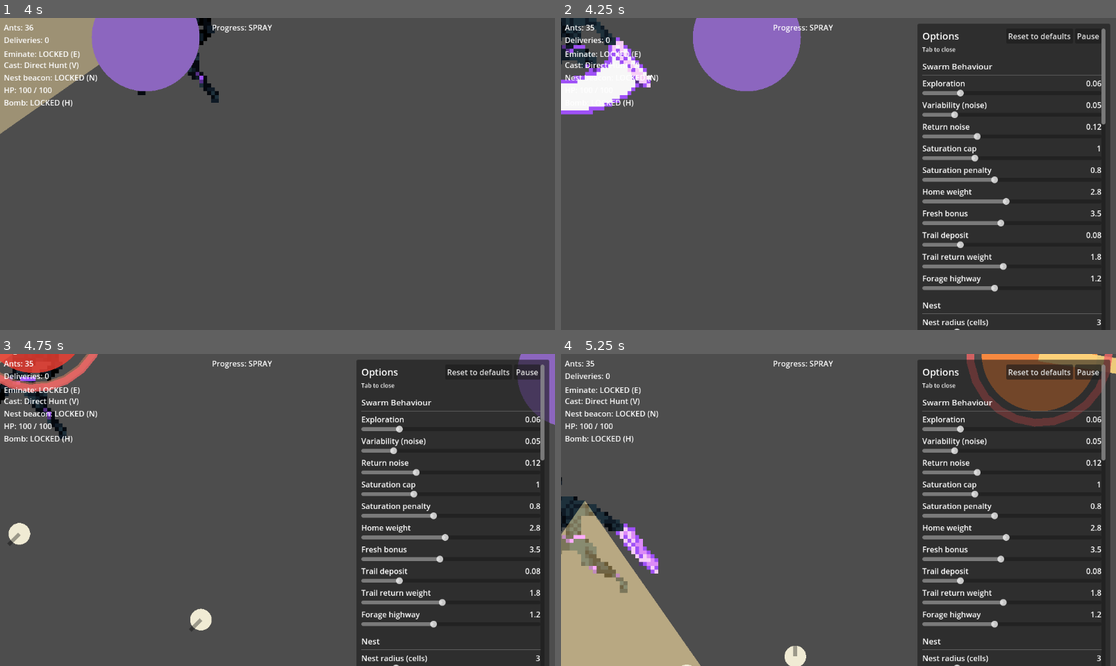
Above: before the commit, frames 1-4 (two rows, left to right).
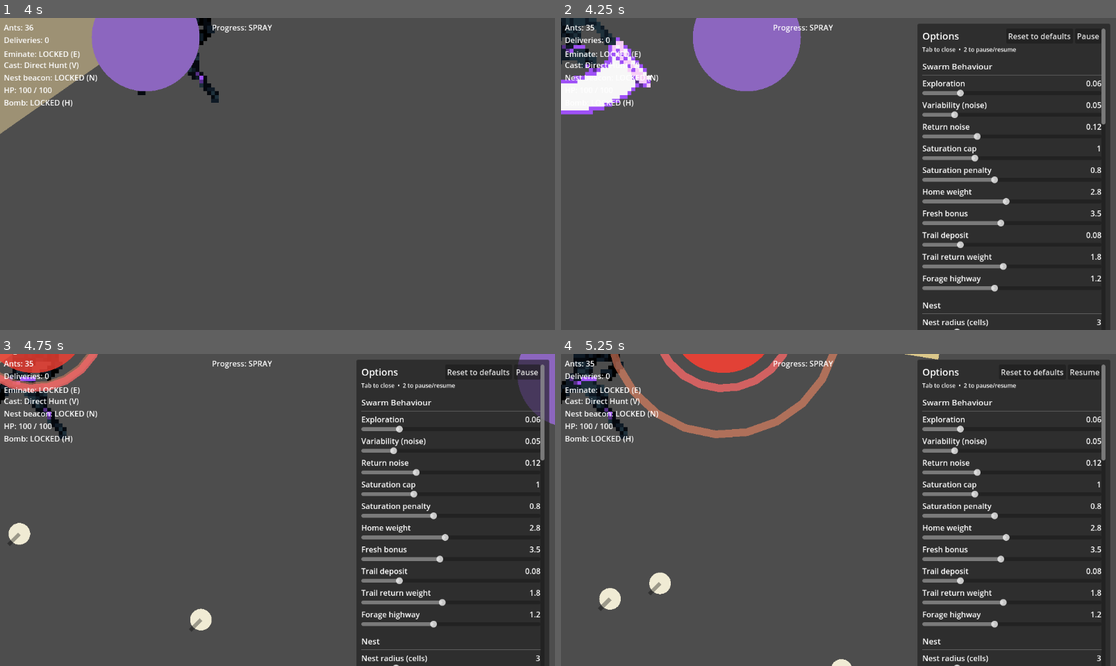
Above: after the commit, the same moments.

Repository: Luffy-design-AJ/Projects-MIT
Game: Godot game, scene res://game.tscn
The game is run twice, just before and just after one commit, with the same random seed, the same clock (stepped at 60 frames per second) and the same inputs.
Inputs (mouse positions are in pixels of both pictures, inside the frame that each line leads up to):
- Up to frame 1 (4 s): tap Enter at 0.5 s; move the mouse to (399, 158) at 0.52 s; hold Right (move_right) 0.53-1.28 s; tap X (cast) at 0.6, 1.55, 2.3, 3.05, 3.8 s; move the mouse to (166, 189) at 1.27 s; hold Down (move_down) 1.28-2.03 s; tap C (Attack) at 1.35 s; move the mouse to (333, 105) at 2.02 s; hold Right (move_right) 2.03-2.78 s; tap S (aim_down) at 2.1 s; move the mouse to (249, 236) at 2.77 s; hold Up (move_up) 2.78-3.53 s; tap A (aim_left) at 2.85 s; move the mouse to (444, 220) at 3.52 s; hold Left (move_left) from 3.53 s (still down); tap D (aim_right) at 3.6 s
- Up to frame 2 (4.25 s): keep holding Left (move_left); tap Tab (toggle_options) at 4.15 s
- Up to frame 3 (4.75 s): keep holding Left (move_left); move the mouse to (111, 463) at 4.27 s; tap W (aim_up) at 4.35 s; tap X (cast) at 4.55 s
- Up to frame 4 (5.25 s): tap 2 (toggle_pause, bound only after the commit) at 4.9 s; move the mouse to (866, 510) at 5.02 s; release Left (move_left) at 5.03 s; hold Down (move_down) from 5.03 s (still down); tap X (cast) at 5.1 s

Frame 1 is identical in both runs. In frame 2, less than 0.1% of the frame differs, in the area x 71-82%, y 9-12%; in frame 3, less than 0.1%; in frame 4, 17%, in the area x 0-100%, y 0-100%.

Commit message:
Add pause hotkey (key 2), one-funnel-per-cast guard, and cast seq plumbing

Diff:
--- a/project.godot
+++ b/project.godot
@@ -68,6 +68,7 @@
 toggle_aim_mode={
 "deadzone": 0.5,
 "events": [Object(InputEventKey,"resource_local_to_scene":false,"resource_name":"","device":-1,"window_id":0,"alt_press …(192 unchanged characters)…
+, Object(InputEventJoypadButton,"resource_local_to_scene":false,"resource_name":"","device":-1,"button_index":8,"pressure":0.0,"pressed":true,"script":null)
 ]
 }
 cycle_cast_pattern={
@@ -132,11 +133,19 @@
 cycle_stage_full={
 "deadzone": 0.5,
 "events": [Object(InputEventKey,"resource_local_to_scene":false,"resource_name":"","device":-1,"window_id":0,"alt_press …(192 unchanged characters)…
+, Object(InputEventJoypadButton,"resource_local_to_scene":false,"resource_name":"","device":-1,"button_index":13,"pressure":0.0,"pressed":true,"script":null)
 ]
 }
 toggle_options={
 "deadzone": 0.5,
 "events": [Object(InputEventKey,"resource_local_to_scene":false,"resource_name":"","device":-1,"window_id":0,"alt_press …(195 unchanged characters)…
+, Object(InputEventJoypadButton,"resource_local_to_scene":false,"resource_name":"","device":-1,"button_index":6,"pressure":0.0,"pressed":true,"script":null)
+]
+}
+toggle_pause={
+"deadzone": 0.5,
+"events": [Object(InputEventKey,"resource_local_to_scene":false,"resource_name":"","device":-1,"window_id":0,"alt_pressed":false,"shift_pressed":false,"ctrl_pressed":false,"meta_pressed":false,"pressed":false,"keycode":0,"physical_keycode":50,"key_label":0,"unicode":50,"location":0,"echo":false,"script":null)
+, Object(InputEventJoypadButton,"resource_local_to_scene":false,"resource_name":"","device":-1,"button_index":4,"pressure":0.0,"pressed":true,"script":null)
 ]
 }
 
--- a/scripts/options_panel.gd
+++ b/scripts/options_panel.gd
@@ -19,6 +19,15 @@
 
 func toggle() -> void:
 	visible = not visible
+
+
+## Handles the pause hotkey here rather than in game.gd: this panel runs
+## PROCESS_MODE_ALWAYS, so it still receives input while the tree is paused.
+## Anywhere else would let key 2 pause but not resume it.
+func _unhandled_input(event: InputEvent) -> void:
+	if event.is_action_pressed("toggle_pause"):
+		_toggle_paused()
+		get_viewport().set_input_as_handled()
 
 
 func _set_paused(paused: bool) -> void:
@@ -147,7 +156,7 @@
 	_pause_button.pressed.connect(_toggle_paused)
 
 	var hint := Label.new()
-	hint.text = "Tab to close"
+	hint.text = "Tab to close  •  2 to pause/resume"
 	hint.add_theme_font_size_override("font_size", 12)
 	list.add_child(hint)
 
--- a/scripts/swarm_agent.gd
+++ b/scripts/swarm_agent.gd
@@ -53,7 +53,7 @@
 
 ## Hunt-cast lock-on attack: once a casted ant (one sitting under the active hunt
 ## cast's influence) reaches enemy vicinity, it locks onto that enemy and attacks
-## it for `hunt_lockon_seconds`. While locked the ant steers straight at the moving
+## it for `hunt_lockon_seconds`. While loc \ked the ant steers straight at the moving
 ## target and the existing overlap DOT keeps it under attack. Bounded by the cast.
 @export var hunt_lockon_seconds: float = 1.5
 ## Cell radius around a commanded ant within which a nearby enemy triggers lock-on.
@@ -95,6 +95,7 @@
 ## Short lockout after launch so a freshly dropped ant is not immediately
 ## re-scooped by the still-active cast.
 var funnel_cooldown: float = 0.0
+var funnel_done_seq: int = -1
 
 
 func _ready() -> void:
@@ -412,8 +413,13 @@
 	var off := _cell_visual_pos() - origin
 	if off.length() > r:
 		return
+	var cdict: Dictionary = swarm_world.active_cast_funnel()
+	var cseq: int = int(cdict.get("seq", 0))
+	if cseq == funnel_done_seq:
+		return
 	funnel_active = true
 	funnel_t = 0.0
+	funnel_done_seq = cseq
 	funnel_origin = origin
 	funnel_dir = cast["dir"]
 	funnel_entry_radius = off.length()
--- a/scripts/swarm_world.gd
+++ b/scripts/swarm_world.gd
@@ -128,6 +128,7 @@
 var _vis_timer: float = 0.0
 var _vis_layers: Array = []
 var _active_cast: Dictionary = {}
+var _cast_seq: int = 0
 var _active_bomb: Dictionary = {}
 var _nest_suppress_timer: float = 0.0
 var nest_emit_enabled: bool = true
@@ -414,7 +415,7 @@
 	var d: Vector2 = _active_cast["aim_dir"]
 	if d.length() < 0.001:
 		d = Vector2.RIGHT
-	return {"origin": _active_cast["world_pos"], "dir": d.normalized()}
+	return {"origin": _active_cast["world_pos"], "dir": d.normalized(), "seq": int(_active_cast.get("seq", 0))}
 
 
 ## True while a bomb is active. Lets the same hunt-cast lock-on attack also be
@@ -624,6 +625,7 @@
 ## home, foot-trail, bombs and cast all compete on equal terms, which is the point.
 ## pattern: "direct" | "loop" | "multi" | "bounce"
 func cast_hunt(world_pos: Vector2, aim_dir: Vector2, pattern: String, target: Node2D = null) -> void:
+	_cast_seq += 1
 	var dir_n := aim_dir.normalized()
 	if dir_n == Vector2.ZERO:
 		dir_n = Vector2.RIGHT
@@ -635,6 +637,7 @@
 		"timer": cast_effect_seconds,
 		"elapsed": 0.0,
 		"stop_cell": _resolve_stop_cell(_clamp_cell(world_to_cell(world_pos)), dir_n, target),
+		"seq": _cast_seq,
 	}
 	_nest_suppress_timer = nest_suppress_seconds
 	_apply_cast(world_pos, dir_n, pattern, target, 0.0)
